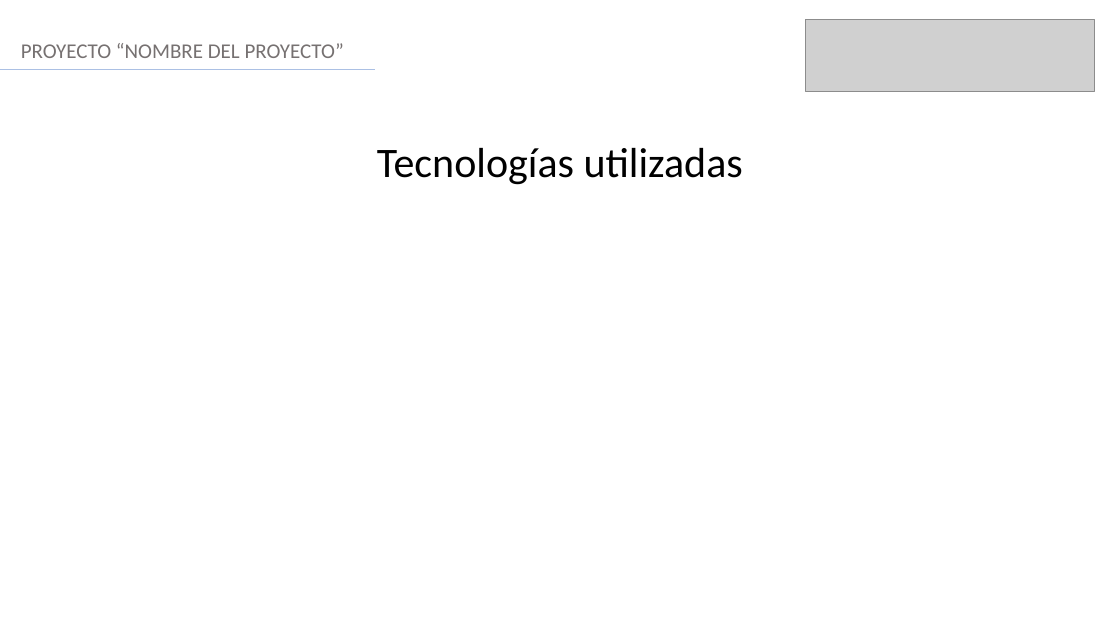
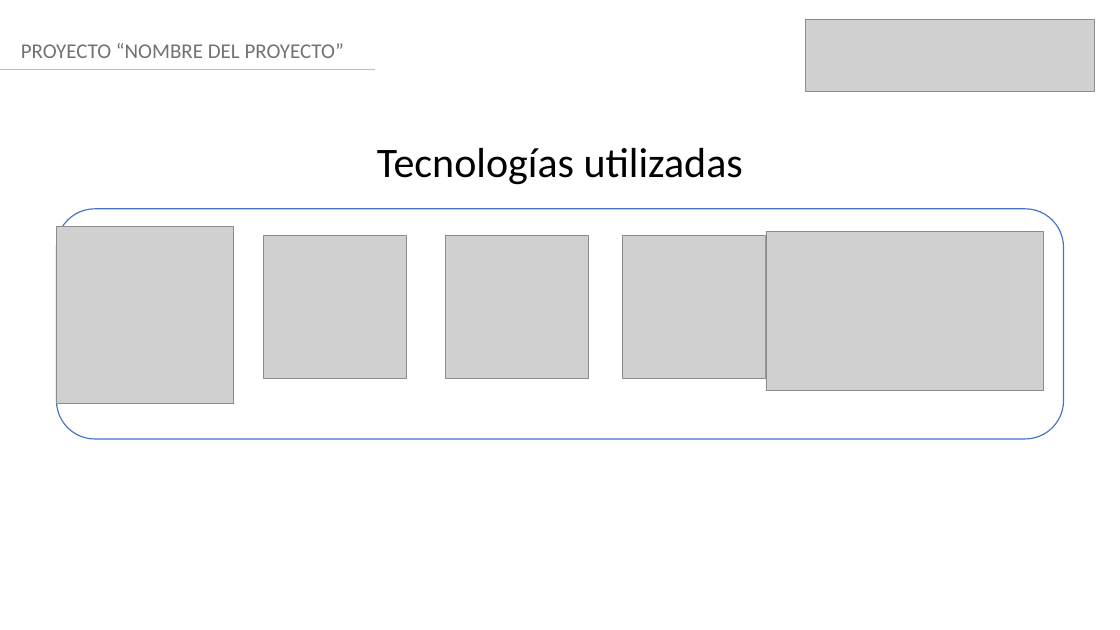
Before and after one commit to Lobo4zul/Proyecto_de_Titulo, a slide deck: slide 10 of Fase 2/Evidencia del proyecto/Formato Presentación final Portafolio.pptx. Drawn at 1120x630 pixels with LibreOffice and Linux fonts; fonts in the diff are those of the drawing; grey boxes stand for pictures. Boxes give left, top, right and bottom in pixels: in the first picture for what was removed or moved away, otherwise in the second. Text is boxed around its words. In the diff, an @@ line names an element or a change of style, - is before the commit and + after.

```diff
--- a/Fase 2/Evidencia del proyecto/Formato Presentación final Portafolio.pptx
+++ b/Fase 2/Evidencia del proyecto/Formato Presentación final Portafolio.pptx
@@ rounded rectangle added at [56,209,1064,439], fill #FFFFFF, outline #4472C4 1 pt @@
@@ picture added at [56,227,234,404] @@
@@ picture added at [264,236,407,379] @@
@@ picture added at [446,236,589,379] @@
@@ picture added at [623,236,766,379] @@
@@ picture added at [766,231,1044,391] @@
```
Also in this commit, not shown: 10 other slides changed.
